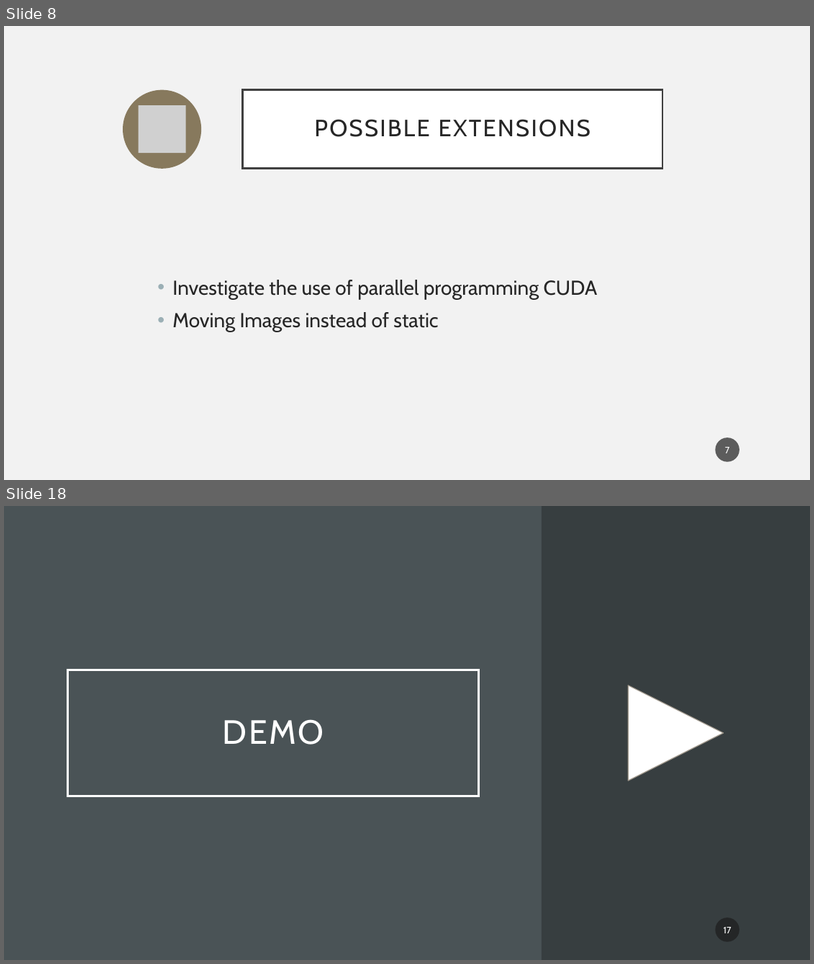
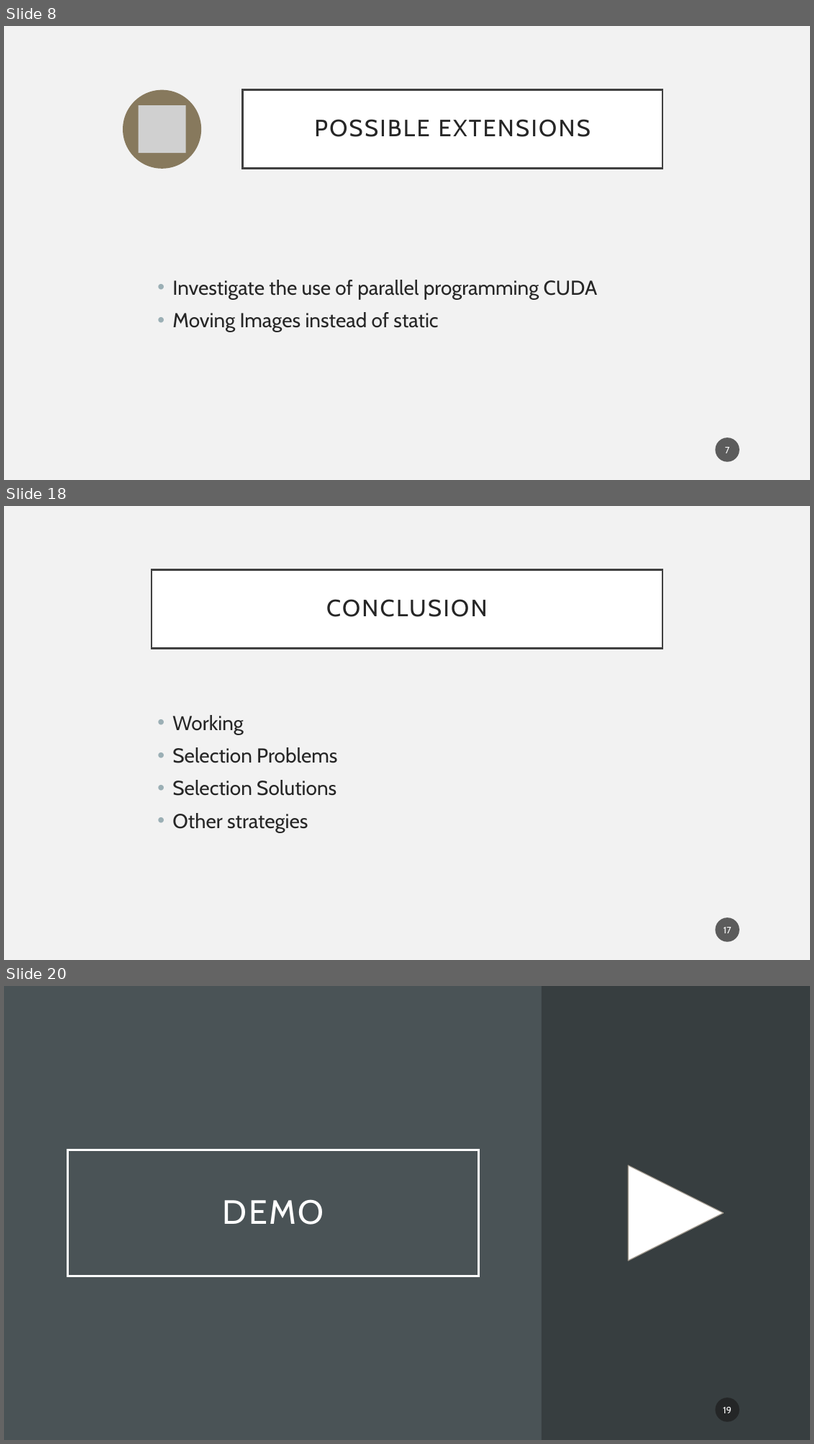
Before and after one commit to PelleDeOntwikkelaar/NumCalLicensePlate, a slide deck: presentation.pptx. Shown one above the other, each under a label of ours: slides 8 and 18 before the commit, slides 8, 18 and 20 after it; the slides between them are not shown. The pictures are 814x964 and 814x1444 pixels, drawn with LibreOffice and Linux fonts; fonts in the diff are those of the drawing; grey boxes stand for pictures. Boxes give left, top, right and bottom in pixels: in the first picture for what was removed or moved away, otherwise in the second. Text is boxed around its words. In the diff, an @@ line names an element or a change of style, - is before the commit and + after.

```diff
--- a/presentation.pptx
+++ b/presentation.pptx
@@ slide 18 added at [4,506,810,960], background #F2F2F2 @@
@@ title added at [152,569,663,648], fill #FFFFFF, outline #404040 2.5 pt, 28 pt, text #262626 @@
+CONCLUSION
@@ text added at [172,715,337,832], 24 pt, text #262626 @@
+• Working
+• Selection Problems
+• Selection Solutions
+• Other strategies
@@ page number added at [716,917,741,942], fill #1D1D1D at 70% opacity, 11 pt, text #FFFFFF @@
+17
@@ what was slide 18 is now slide 20 @@
@@ page number at [723,1406,732,1413]: text changed @@
-17
+19
```
Also in this commit, not shown: 1 slide changed, 4 other slides added, 3 slides removed, 9 other files.
